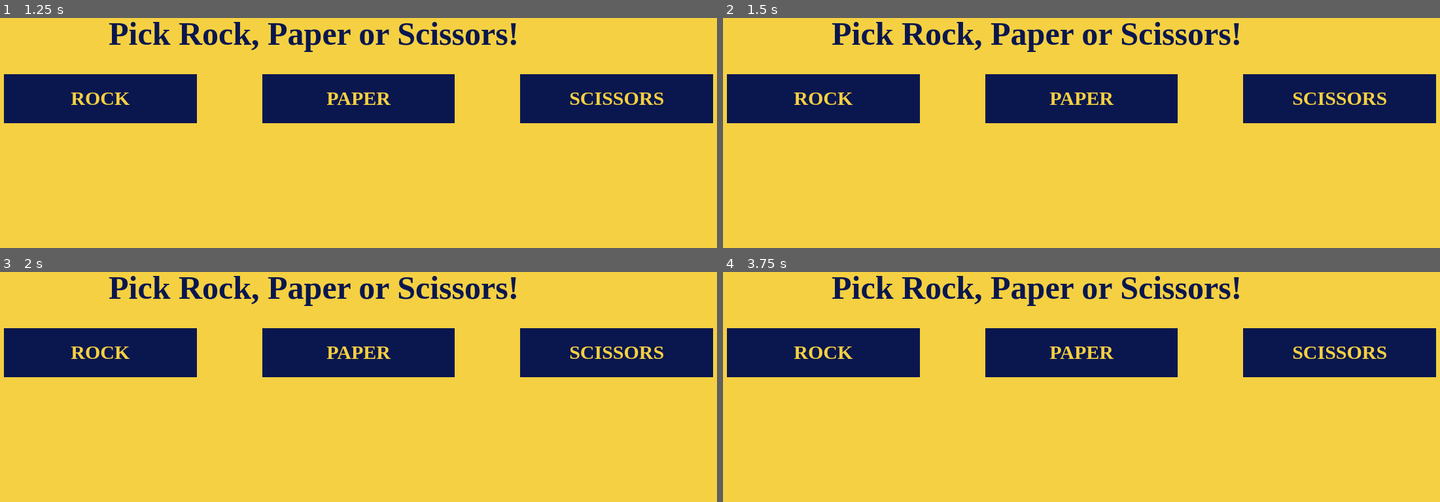
Above: before the commit, frames 1-4 (two rows, left to right).
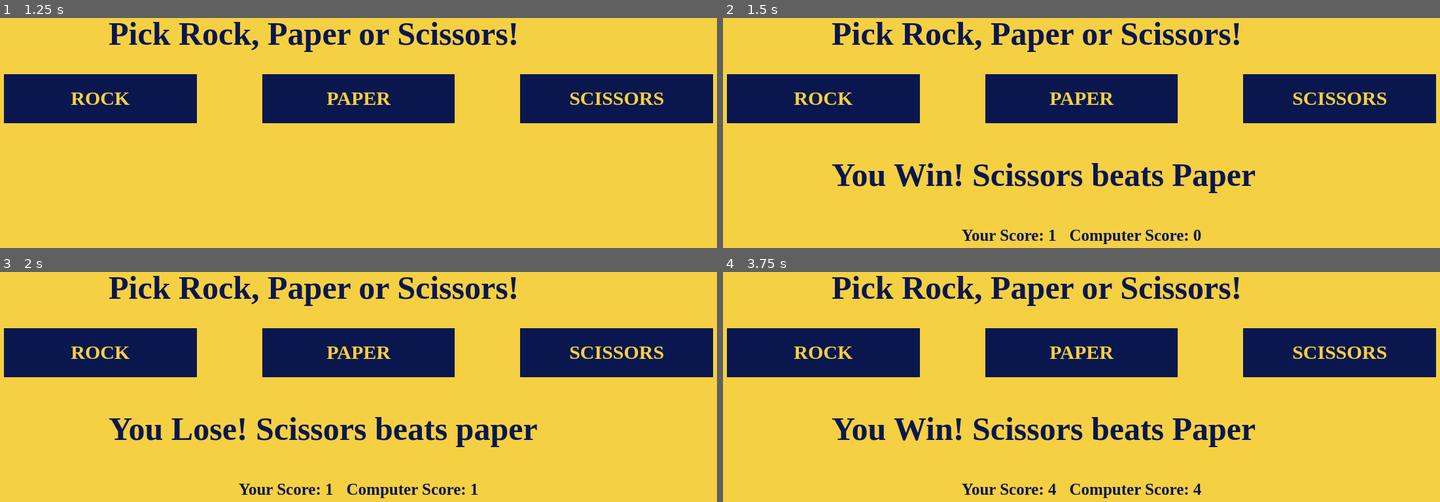
Above: after the commit, the same moments.

Repository: gutx7/rock-paper-scissors-console
Game: browser game, page index.html
The game is run twice, just before and just after one commit, with the same random seed, the same clock (stepped at 60 frames per second) and the same inputs.
Inputs:
- Up to frame 1 (1.25 s): no input
- Up to frame 2 (1.5 s): click "SCISSORS" at 1.27 s
- Up to frame 3 (2 s): click "PAPER" at 1.87 s
- Up to frame 4 (3.75 s): click "ROCK" at 2.02 s; click "ROCK" at 2.47 s; click "PAPER" at 3.07 s; click "SCISSORS" at 3.67 s

Frame 1 is identical in both runs. In frame 2, 2.9% of the frame differs, in the area x 15-75%, y 63-99%; in frame 3, 2.9%; in frame 4, 2.9%.
Error before the commit: TypeError: Failed to execute 'querySelector' on 'Document': 1 argument required, but only 0 present.

Commit message:
Add display of round result and scores.

Diff:
--- a/game.js
+++ b/game.js
@@ -1,35 +1,60 @@
+const rock = document.querySelector("#rock");
+const paper = document.querySelector("#paper");
+const scissors = document.querySelector("#scissors");
+const roundResult = document.querySelector("#round-result");
+const humanScoreDisplay = document.querySelector("#human-score");
+const computerScoreDisplay = document.querySelector("#computer-score")
+
 function playGame () {
     let humanScore = 0;
     let computerScore = 0;
 
-    for(let i=0; i<5; i++) {
-        playRound(getComputerChoice(),getHumanChoice());
-    }
+    rock.addEventListener("click", () => {
+        playRound(getComputerChoice(),"rock");
+    })
+
+    paper.addEventListener("click", () => {
+        playRound(getComputerChoice(),"paper");
+    })
+
+    scissors.addEventListener("click", () => {
+        playRound(getComputerChoice(),"scissors");
+    })
 
     function playRound (computerSelection ,humanSelection) {
         if (computerSelection === humanSelection) {
             console.log("Draw!");
+            roundResult.textContent="Draw!";
             humanScore++;
             computerScore++;
         } else if (humanSelection==="rock" && computerSelection==="paper") {
             console.log("You Lose! Paper beats Rock");
+            roundResult.textContent="You Lose! Paper beats Rock";
             computerScore++;
         } else if (humanSelection==="rock" && computerSelection==="scissors") {
             console.log("You Win! Rock beats Scissors");
+            roundResult.textContent="You Win! Rock beats Scissors";
             humanScore++;
         } else if (humanSelection==="paper" && computerSelection==="rock") {
             console.log("You Win! Paper beats Rock");
+            roundResult.textContent="You Win! Paper beats Rock";
             humanScore++;
         } else if (humanSelection==="paper" && computerSelection==="scissors") {
             console.log("You Lose! Scissors beats paper");
+            roundResult.textContent="You Lose! Scissors beats paper";
             computerScore++;
         } else if (humanSelection==="scissors" && computerSelection==="rock") {
             console.log("You Lose! Rock beats Scissors");
+            roundResult.textContent="You Lose! Rock beats Scissors";
             computerScore++;
         } else if (humanSelection==="scissors" && computerSelection==="paper") {
             console.log("You Win! Scissors beats Paper");
+            roundResult.textContent="You Win! Scissors beats Paper";
             humanScore++;
         }
+
+        humanScoreDisplay.textContent = `Your Score: ${humanScore}`;
+        computerScoreDisplay.textContent = `Computer Score: ${computerScore}`;
     }
 
     if (humanScore === computerScore) {
@@ -55,6 +80,16 @@
     }
 }
 
-function getHumanChoice () {
-    const rock = document.querySelector()
-}
+//function getHumanChoice () {
+  //  rock.addEventListener("click", () => {
+    //    return "rock";
+    //})
+
+    //paper.addEventListener("click", () => {
+      //  return "paper";
+    //})
+
+    //scissors.addEventListener("click", () => {
+      //  return "scissors";
+    //})
+//}
--- a/index.html
+++ b/index.html
@@ -18,5 +18,11 @@
         <button id="scissors">SCISSORS</button>
     </div>
 
+    <p id="round-result"></p>
+    <div id="scores">
+        <p id="human-score" class="scores"></p>
+        <p id="computer-score" class="scores"></p>
+    </div>
+
 </body>
 </html>
--- a/styles.css
+++ b/styles.css
@@ -34,3 +34,23 @@
     font-size: 50px;
     margin-left: 210px;
 }
+
+#round-result {
+    color: #0A174E;
+    font-size: 50px;
+    margin-left: 210px;
+}
+
+#scores {
+    display: flex;
+    justify-content: center;
+    align-items: center;
+}
+
+.scores{
+    color: #0A174E;
+    font-size: 25px;
+    display: flex;
+    justify-content: space-between;
+    margin: 0px 10px 0px 10px;
+}
